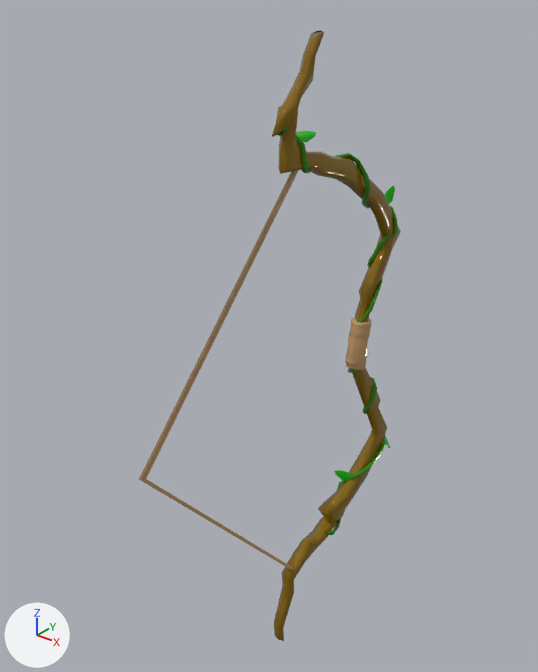
Before and after pictures for a commit that changed the FBX model Assets/Models/Character/Weapon/bow_LowPoly_UVS.fbx.
The view is the same before and after, from a 50 mm lens placed at (0.655, -4.009, 1.468), pointed at (0.166, -3.398, 1.089). Every picture has the same lights, and +X, +Y and +Z are marked at lower left. Where no turn or scale is listed for an object, it has been applied to the vertices.

The first picture shows 'base bow'.
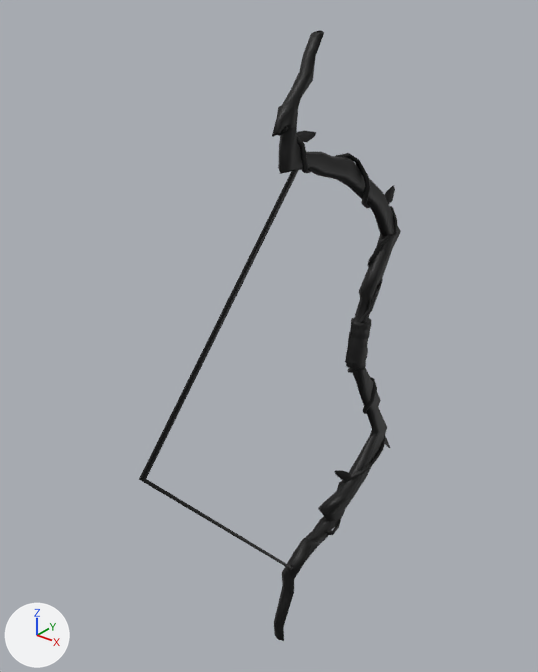
The newer file is also rescaled (x1.005), turned or shifted as a whole; pictures and numbers use the older file's frame.

Edits to the bpy script that builds the scene:
```text
Change mat_bow:
    mat_bow.base_color: (0.23, 0.125, 0.0) -> (0.0, 0.0, 0.0)  # yellow #846300 -> black #000000
    mat_bow.roughness: 0.0 -> 0.568
Change mat_cuerda:
    mat_cuerda.base_color: (0.5, 0.298, 0.134) -> (0.0, 0.0, 0.0)  # orange #bc9466 -> black #000000
Change mat_enredaderas:
    mat_enredaderas.base_color: (0.024, 0.225, 0.0) -> (0.0, 0.0, 0.0)  # green #2b8200 -> black #000000
Change mat_plantas:
    mat_plantas.base_color: (0.00535, 0.5, 0.0) -> (0.0, 0.0, 0.0)  # green #10bc00 -> black #000000
```

Changed parts and their boxes (x1, y1, x2, y2) in the pictures (538 x 672 px):
'base bow', recoloured, surface changed: (139, 30, 401, 641) in both
